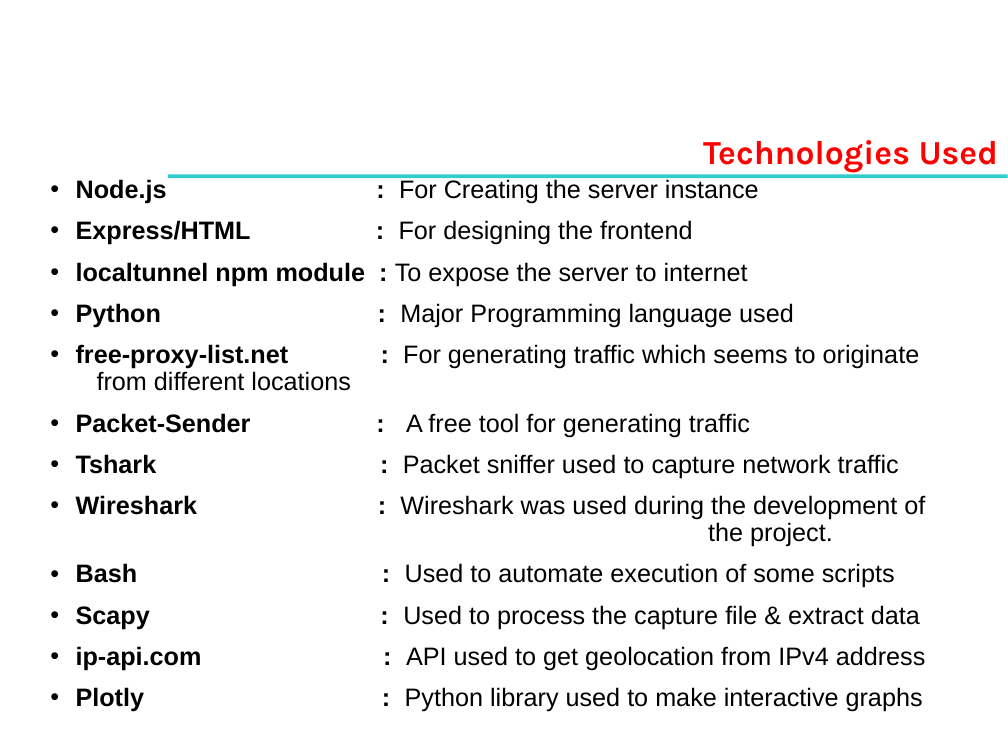
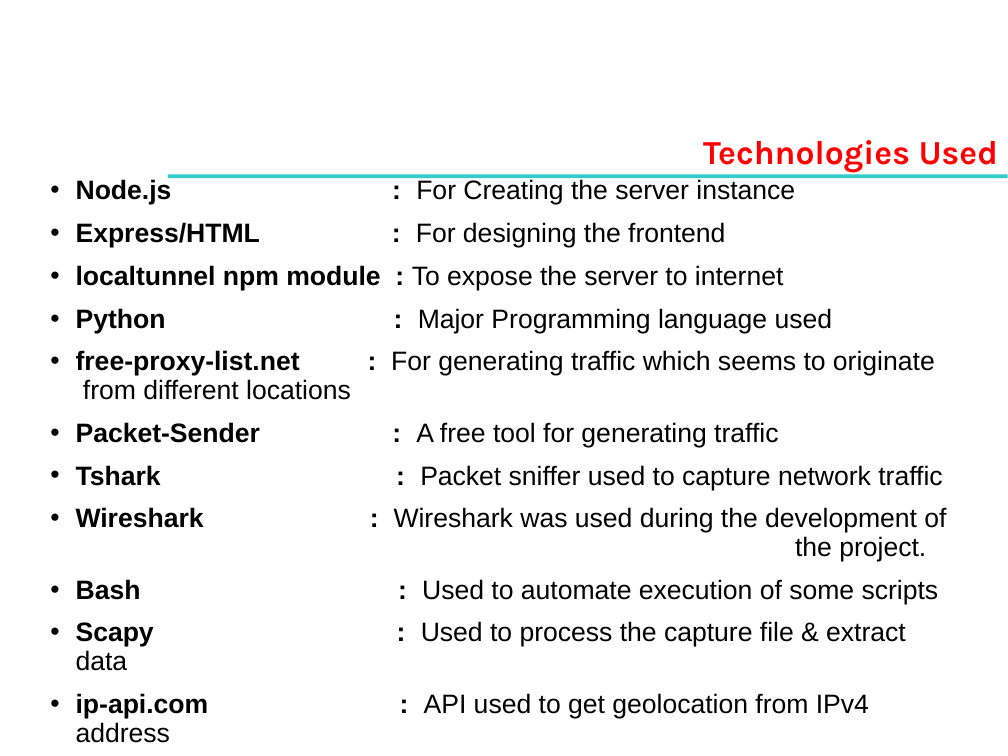
Before and after one commit to Darknight745/Traffic-Analyzer, a slide deck: slide 6 of Presentation/Special Topic - Mini-Review 2 - Project Progress - Aug - Dec 2020 (2).pptx. Drawn at 1008x756 pixels with LibreOffice and Linux fonts; fonts in the diff are those of the drawing; background and template pictures are left out. Boxes give left, top, right and bottom in pixels: in the first picture for what was removed or moved away, otherwise in the second. Text is boxed around its words. In the diff, an @@ line names an element or a change of style, - is before the commit and + after.

```diff
--- a/Presentation/Special Topic - Mini-Review 2 - Project Progress - Aug - Dec 2020 (2).pptx
+++ b/Presentation/Special Topic - Mini-Review 2 - Project Progress - Aug - Dec 2020 (2).pptx
@@ text "Node.js : For Creating the ..." at [76, 179, 946, 718]: size 18 to 19 pt @@
```
Also in this commit, not shown: 4 other slides changed.
